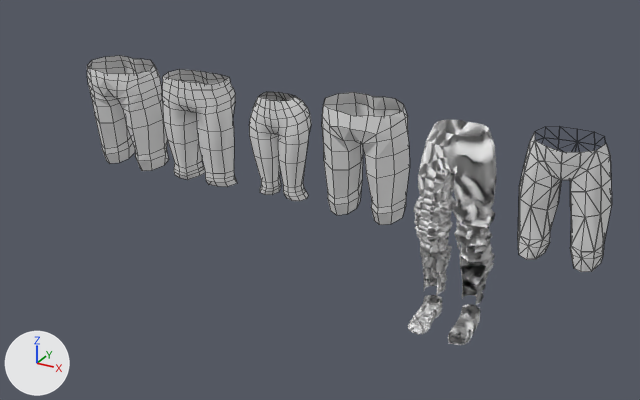
What one commit did to the Blender file Assets/blender/male.blend.
One viewpoint serves both versions: a 50 mm camera at (1.79, -3.72, 2.36) aimed at (-0.27, 0.04, 0.48). The lights are fixed; the arrows at lower left show +X, +Y and +Z. Mesh edges are drawn as thin lines on the coarser meshes.

In view in the first picture: 'Cube', 'Cube.001', 'Pelvis', 'Pelvis.001', 'hh_l', 'mesh2'.
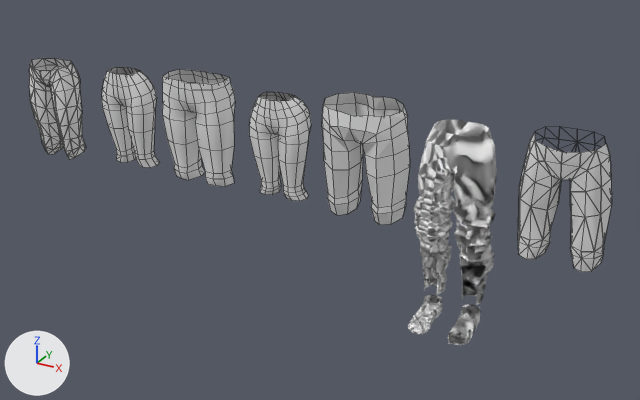
Boxes (x1, y1, x2, y2) around the edits, measured in the pictures (640 x 400 px):
'Pelvis.001', reshaped
    before: (162, 69, 237, 187)
    after: (162, 69, 235, 187)
'Cube.001', deleted
    before: (87, 55, 169, 171)
'hh_l.001', added
    after: (29, 58, 86, 159)
'Pelvis.002', added
    after: (102, 67, 160, 167)
part 1 of me_pelvis_001, cut back
    before: (162, 73, 237, 187)
    after: (162, 73, 235, 187)

The change, as a list of edits to the scene's bpy script:
```text
Add mat_tim_____mt_la1_1:
    mat_tim_____mt_la1_1 = principled_material('tim     mt_la1_1')
    mat_tim_____mt_la1_1.base_color = (0.8, 0.8, 0.8)  # white #e7e7e7
    mat_tim_____mt_la1_1.roughness = 0.553
    mat_tim_____mt_la1_1.specular_ior_level = 1.0
    mat_tim_____mt_la1_1.specular_tint = (0.2, 0.2, 0.2)  # grey #7c7c7c
Change me_pelvis_001:
    used by ob_pelvis_001; location = (-1.0, 0.0, 0.931); scale = (0.1, 0.1, 0.1)
    remove me_pelvis_001.from_pydata(...)  # 95 vertices, 82 faces; spans x 0.0..2.1, y -1.15..1.4, z -4.61..1.36
    add me_pelvis_001.from_pydata(...)  # 78 vertices, 66 faces; spans x 0.0..2.13, y -1.15..1.33, z -4.61..1.36
    me_pelvis_001 part 1
    32 vertices are removed from x 0.0..2.06, y -1.12..1.4, z -4.59..0.71
    46 faces are deleted
    3 vertices in x 0.28..0.48, y -0.79..0.86, z -2.35..-2.34 move by (-0.06, 0.0, 0.0)
    21 vertices move from x 0.0..2.1, y -0.99..1.23, z -4.61..0.94 to x 0.0..2.13, y -1.05..1.27, z -4.61..0.94
    15 vertices are added at x 0.0..2.0, y -1.04..1.33, z -4.59..0.54
    30 new faces join them
Add me_pelvis_002:
    me_pelvis_002.from_pydata(...)  # 78 vertices, 66 faces; spans x 0.0..1.7, y -0.74..1.31, z -4.59..1.0
    me_pelvis_002.polygons.foreach_set('use_smooth', [True] * 66)
Add me_hh_l_mesh0004_001:
    me_hh_l_mesh0004_001.from_pydata(...)  # 774 vertices, 258 faces; spans x -0.072..0.15, y -1.026..-0.452, z -0.17..0.17
    me_hh_l_mesh0004_001.materials.append(mat_tim_____mt_la1_1)  # its picture is missing
Remove ob_cube_001:
    ob_cube_001 = bpy.data.objects.new('Cube.001', me_cube_001)
    ob_cube_001.location = (-1.5, 0.0, 0.0)
    _m = ob_cube_001.modifiers.new('Mirror', 'MIRROR')
    _m.use_clip = True
Add ob_pelvis_002:
    ob_pelvis_002 = bpy.data.objects.new('Pelvis.002', me_pelvis_002)
    ob_pelvis_002.location = (-1.5, 0.0, 0.931)
    ob_pelvis_002.scale = (0.1, 0.1, 0.1)
    _m = ob_pelvis_002.modifiers.new('Mirror', 'MIRROR')
    _m.use_clip = True
Add ob_hh_l_001:
    ob_hh_l_001 = bpy.data.objects.new('hh_l.001', me_hh_l_mesh0004_001)
    ob_hh_l_001.location = (-2.0, 0.0, 0.0)
    ob_hh_l_001.rotation_euler = (-1.571, 0.0, -1.571)  # degrees (-90, 0, -90)
```
